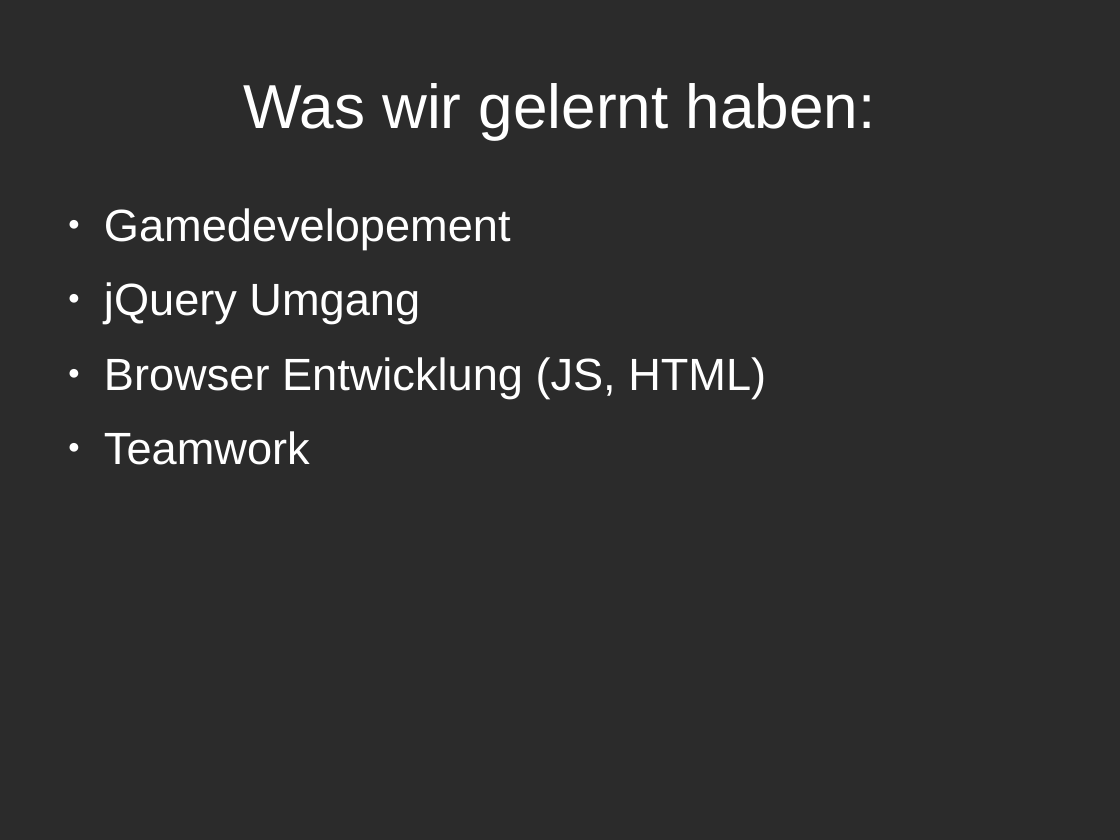
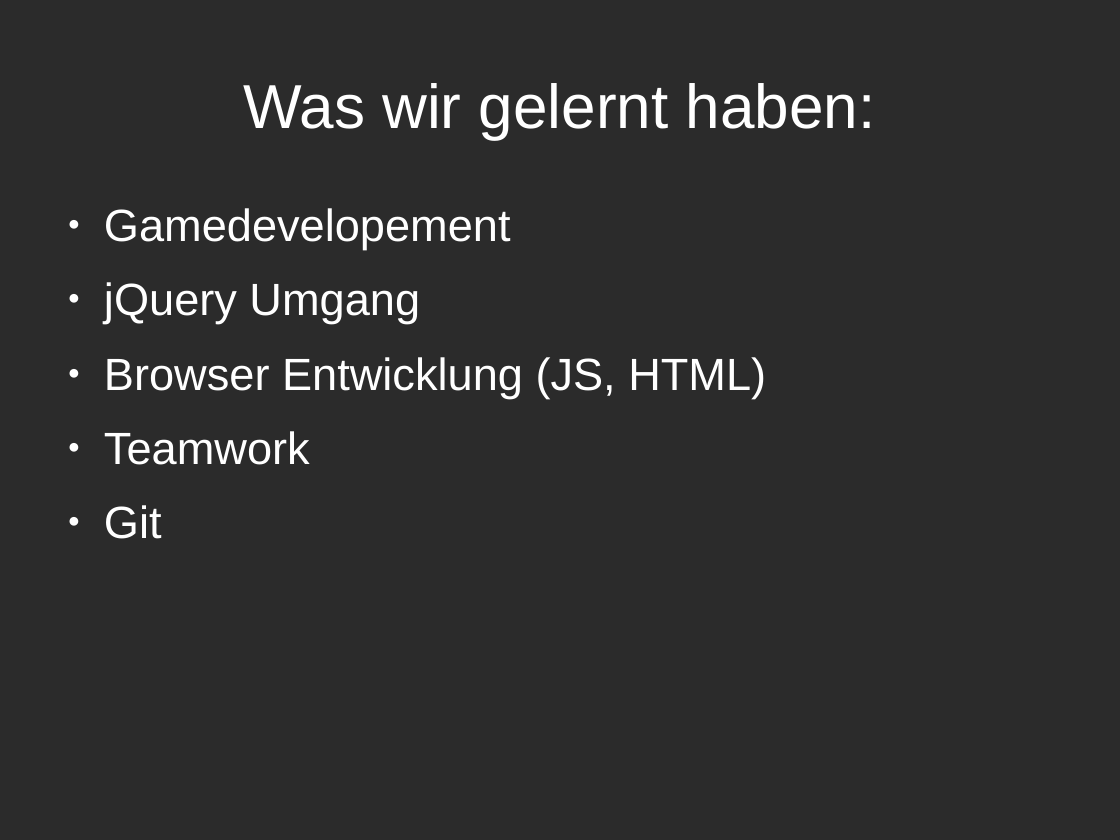
Before and after one commit to Jugendhackt/admin.io, a slide deck: slide 9 of presentation/JugendHacktPraesentation.odp. Drawn at 1120x840 pixels with LibreOffice and Linux fonts; fonts in the diff are those of the drawing; background and template pictures are left out; a plain dark background stands for a picture behind light text. Boxes give left, top, right and bottom in pixels: in the first picture for what was removed or moved away, otherwise in the second. Text is boxed around its words. In the diff, an @@ line names an element or a change of style, - is before the commit and + after.

Commit message:
more money, update presentation, add margin

```diff
--- a/presentation/JugendHacktPraesentation.odp
+++ b/presentation/JugendHacktPraesentation.odp
@@ text at (104, 505, 162, 539): paragraph added @@
+● Git
```
Also in this commit, not shown: 3 other files.
